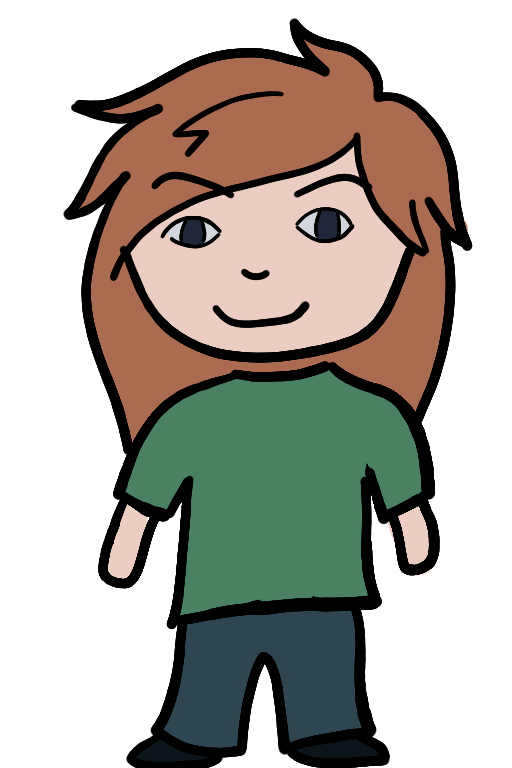
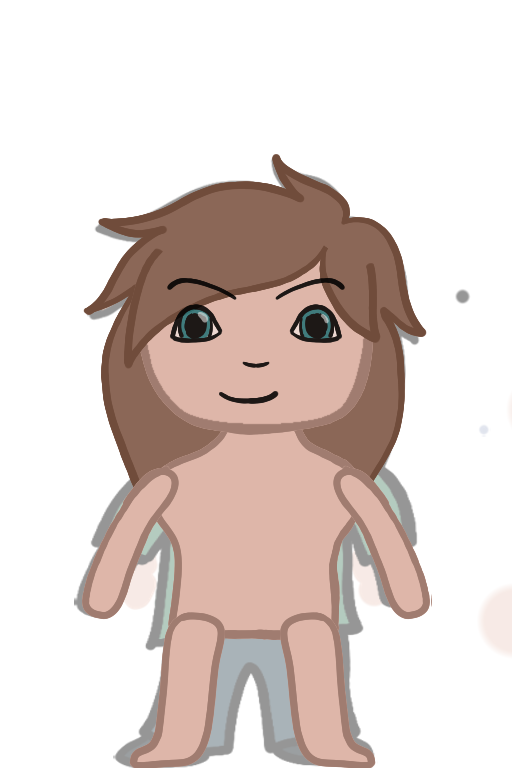
Two versions of the same layered image (512 × 768). Layer-by-layer changes:
added group "Copy of Group 29" with 3 layers above "Group 26" over [left=63, top=18, right=512, bottom=768]
added layer "Paint Layer 27" in group "Copy of Group 29" over [left=63, top=18, right=512, bottom=768]
added group "Group 26" with 19 layers above "Group 29" over [left=63, top=18, right=512, bottom=768]
added group "Group 23" with 3 layers in group "Group 26" over [left=63, top=18, right=512, bottom=768]
added layer "Paint Layer 19(pasted)" in group "Group 23" over [left=63, top=18, right=512, bottom=768]
added group "Group 20" with 4 layers in group "Group 26" over [left=63, top=18, right=512, bottom=768]
added layer "Paint Layer 18" in group "Group 20" over [left=63, top=18, right=512, bottom=768]
added group "Group 16" with 3 layers in group "Group 26" over [left=63, top=18, right=512, bottom=768]
added layer "Paint Layer 14" in group "Group 16" over [left=63, top=18, right=512, bottom=768]
added group "Group 25" with 3 layers in group "Group 26" over [left=63, top=18, right=512, bottom=768]
added layer "Paint Layer 17" in group "Group 25" over [left=63, top=18, right=512, bottom=768]
added group "Group 29" with 3 layers above "Group 13" over [left=63, top=18, right=512, bottom=768]
added layer "Copy of Paint Layer 28" in group "Group 29" over [left=63, top=128, right=448, bottom=576]
added layer "Paint Layer 28" in group "Group 29" over [left=63, top=18, right=512, bottom=768]
added group "Group 13" (41%) with 11 layers above "20210210_143259.jpg" over [left=64, top=128, right=512, bottom=768]
moved "Group 8" into group "Group 13" over [left=63, top=18, right=512, bottom=704]
painted on "Paint Layer 2" over [left=63, top=18, right=512, bottom=576]
painted on "Paint Layer 6" over [left=64, top=128, right=512, bottom=704]
painted on "Paint Layer 5" over [left=64, top=18, right=512, bottom=576]
…and 19 more changes (9 added, 5 painted, 3 removed, 2 stack)
